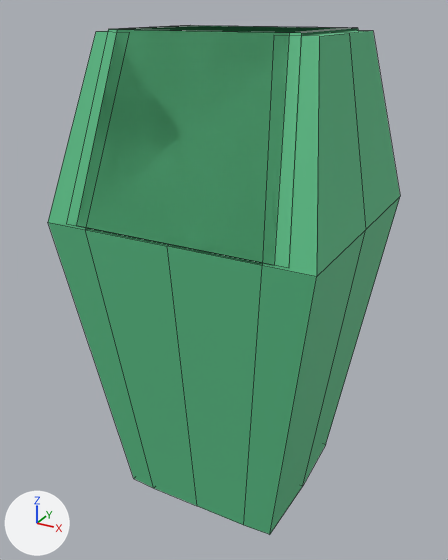
Before and after pictures for a commit that changed the FBX model Assets/Models/Cocina/Cocina tacho basura.fbx.
The view is the same before and after, from a 50 mm lens placed at (0.317, -0.627, 0.581), pointed at (-0.018, -0.019, 0.277). Every picture has the same lights, and +X, +Y and +Z are marked at lower left. Mesh edges are drawn as thin lines. Where no turn or scale is listed for an object, it has been applied to the vertices.

Objects in the first picture: 'Cocina Cesto basura'.
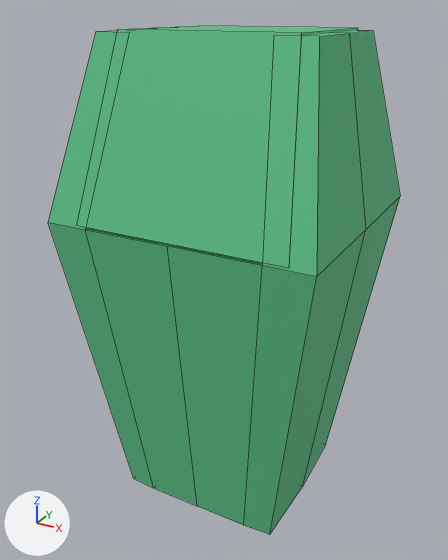
Location of each change, [x1, y1, x2, y2] in pixels of the pictures (448 x 560 px):
'Cocina Cesto basura', reshaped: before [48, 25, 400, 534]; after [48, 26, 400, 534]
part 1 of me_cube_001, deleted (green): before [66, 25, 340, 265]
part 2 of me_cube_001, deleted: before [122, 26, 339, 32]
part 3 of me_cube_001, cut back: before [77, 28, 358, 268]; after [289, 28, 358, 258]

Edits to the bpy script that builds the scene:
```text
Change me_cube_001:
    used by ob_cocina_cesto_basura; location = (-0.007, -0.011, 0.342)
    remove me_cube_001.from_pydata(...)  # 139 vertices, 108 faces; spans x -0.155..0.155, y -0.143..0.143, z -0.343..0.219
    add me_cube_001.from_pydata(...)  # 91 vertices, 78 faces; spans x -0.155..0.155, y -0.143..0.143, z -0.343..0.219
    me_cube_001 part 1: the loose piece of 16 vertices spanning x -0.129..0.115, y -0.143..0.143, z 0.026..0.219 is deleted
    me_cube_001 part 2: the loose piece of 16 vertices spanning x -0.129..0.115, y -0.143..0.143, z 0.026..0.219 is deleted
    me_cube_001 part 3
    16 vertices are removed from x -0.115..0.129, y -0.143..0.143, z 0.026..0.219
    16 faces are deleted
    6 new faces join them
```
